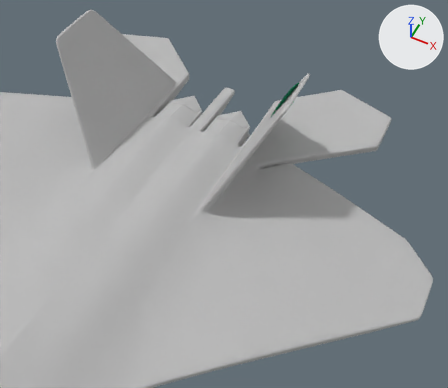
A saved change to the Blender file gSources/F_22_Raptor.blend.
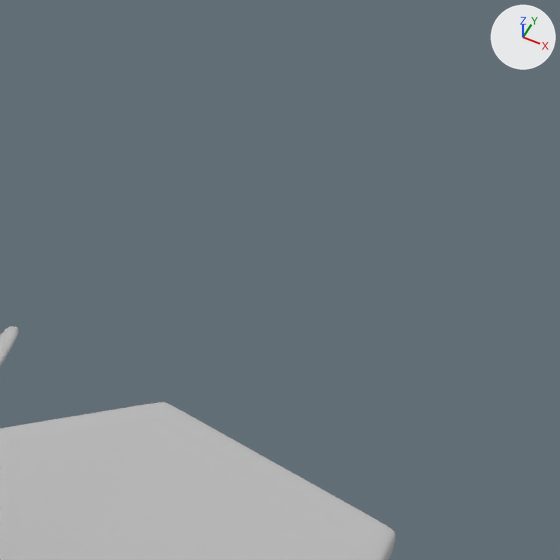
Old and new are each drawn whole from a 50 mm camera at (3.02, -2.27, 4.72) aimed at (0.42, 2.93, -1.78) and again close up on the part from 68% to 95% of the width and 1% to 32% of the height. Lighting does not change. The marker at upper right points along +X, +Y and +Z. The close-ups show mesh edges as thin lines.

Objects in the first close-up: 'f22'.
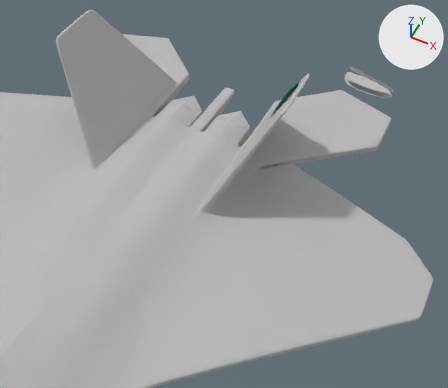
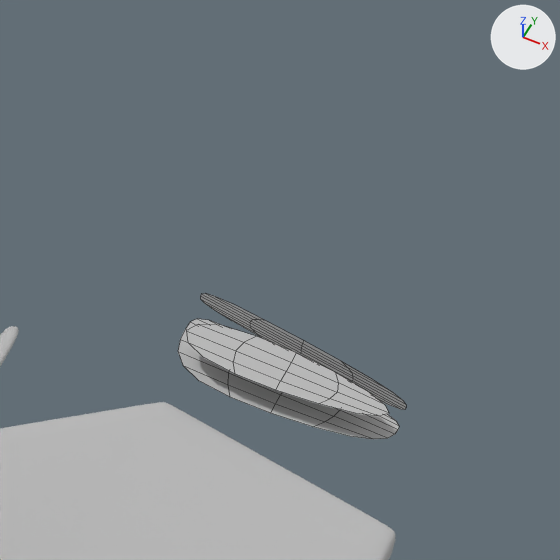
Where the change shows, as pixel boxes [x1, y1, x2, y2] in the close-ups (560 x 560 px):
'elevator', added: after [178, 293, 406, 439]

The change, as a diff of the scene's bpy script:
```diff
--- a/gSources/F_22_Raptor.blend.py
+++ b/gSources/F_22_Raptor.blend.py
@@ me_plane_004 @@
+me_plane_004.from_pydata([(0.363, -0.036, -0.041), (0.363, -0.036, 0.044), (0.363, -0.074, 0.044), (0.363, -0.074, -0.041), (-0.363, 0.211, -0.041), (-0.363, 0.211, 0.044), (-0.363, 0.127, 0.044), (-0.363, 0.127, -0.041), (0.363, -0.036, 0.001), (-0.363, 0.211, 0.001), (0.363, -0.211, -0.041), (0.363, -0.211, 0.044), (-0.363, -0.172, 0.044), (-0.363, -0.172, -0.044), (0.363, -0.036, -0.027), (-0.363, 0.211, -0.027)], [], [(13, 7, 3, 10), (7, 4, 0, 3), (9, 5, 1, 8), (15, 9, 8, 14), (6, 12, 11, 2)])
+me_plane_004.polygons.foreach_set('use_smooth', [True] * 5)
+me_plane_004.materials.append(mat_material_003)
@@ ob_elevator @@
+ob_elevator = bpy.data.objects.new('elevator', me_plane_004)
+ob_elevator.parent = ob_f22
+ob_elevator.matrix_parent_inverse = Matrix(((1.0, 0.0, 0.0, 0.0), (0.0, 1.0, 0.0, 0.0), (0.0, 0.0, 1.0, 0.367), (0.0, 0.0, 0.0, 1.0)))
+ob_elevator.location = (1.718, 4.875, -0.737)
+_m = ob_elevator.modifiers.new('Subsurf', 'SUBSURF')
+_m.levels = 2
```
